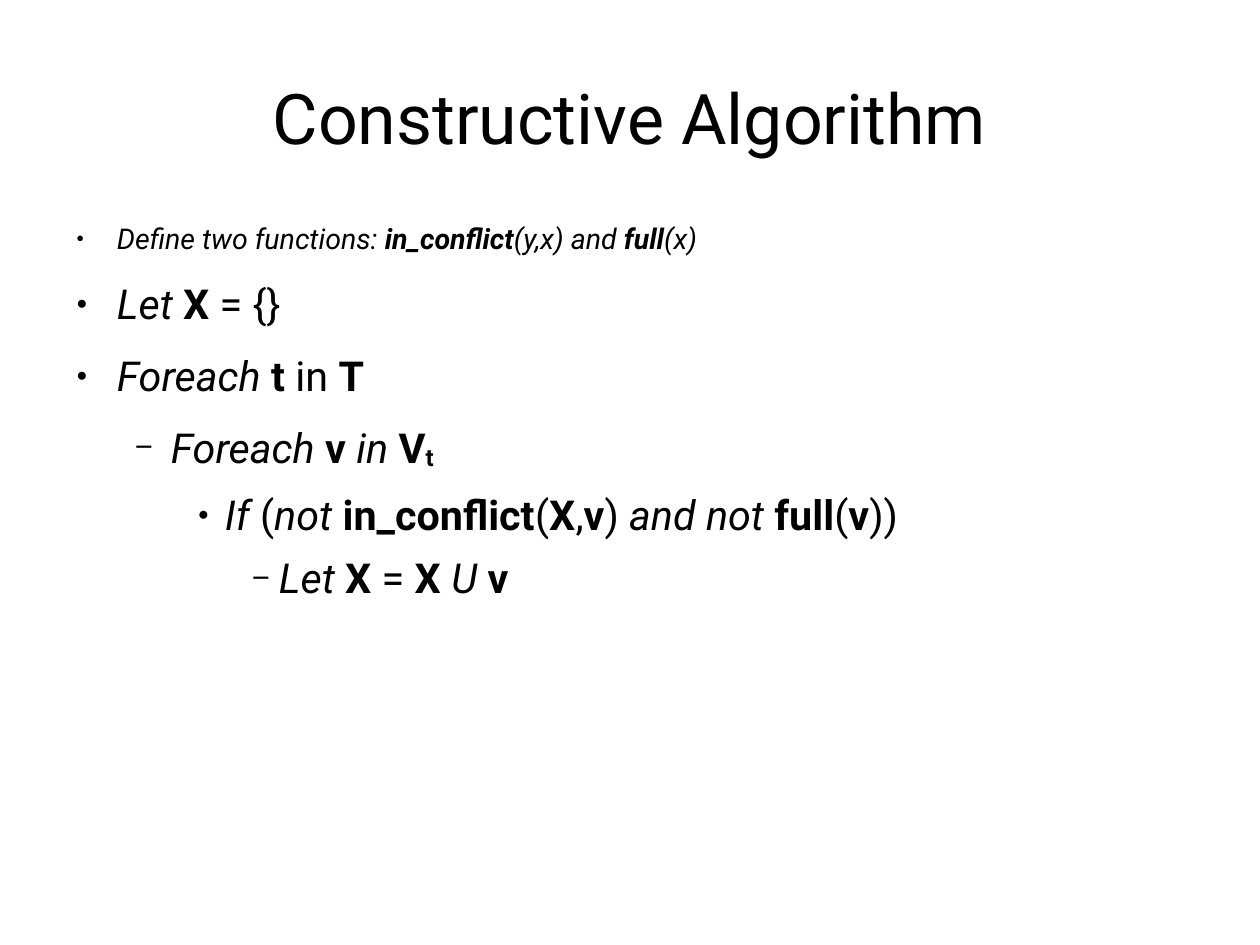
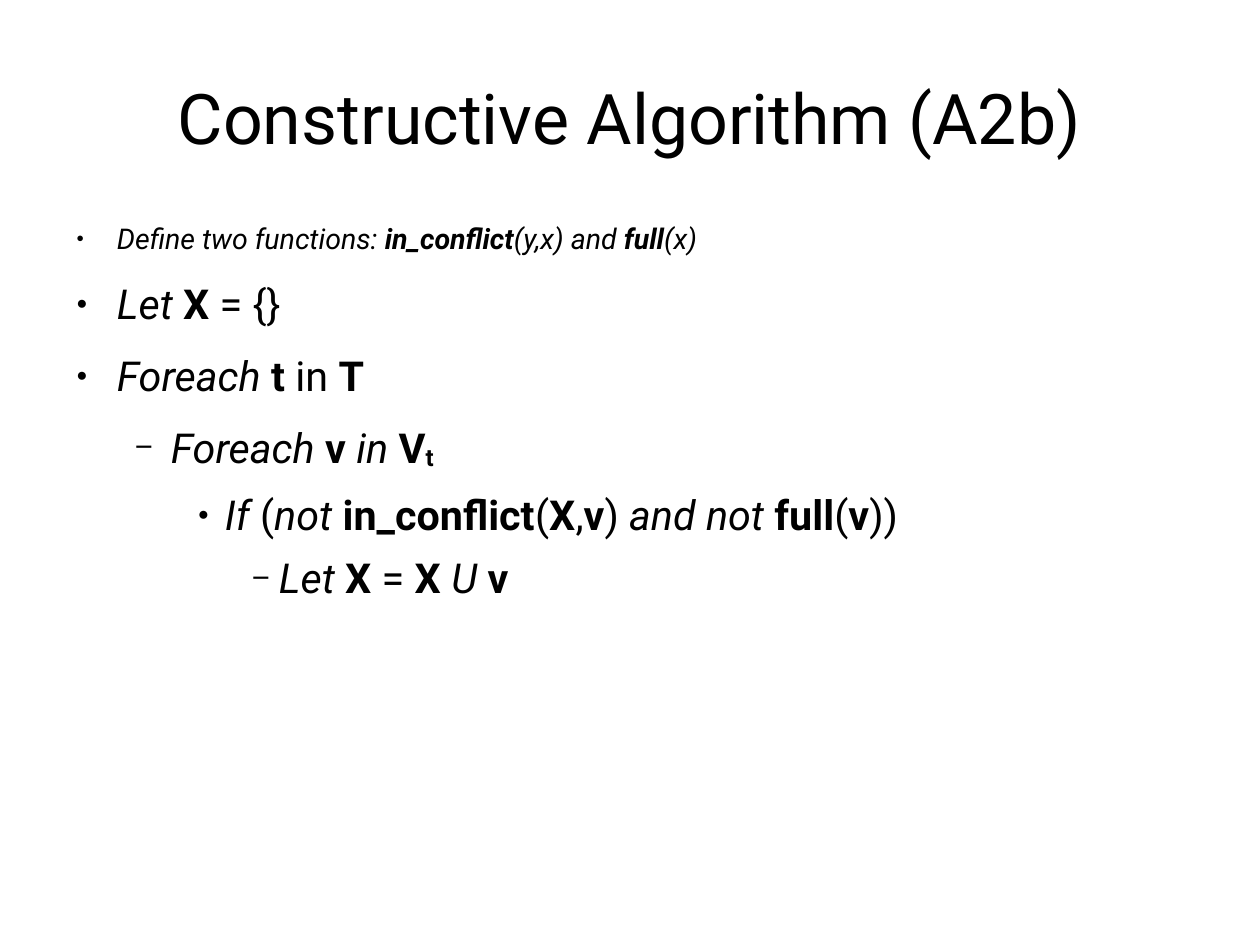
Before and after one commit to jachermocilla/jach-homepage, a slide deck: slide 21 of seminar-2008.odp. Drawn at 1260x945 pixels with LibreOffice and Linux fonts; fonts in the diff are those of the drawing. Boxes give left, top, right and bottom in pixels: in the first picture for what was removed or moved away, otherwise in the second. Text is boxed around its words. In the diff, an @@ line names an element or a change of style, - is before the commit and + after.

```diff
--- a/seminar-2008.odp
+++ b/seminar-2008.odp
@@ title at box(178, 88, 1080, 160): text changed @@
-Constructive Algorithm
+Constructive Algorithm (A2b)
```
Also in this commit, not shown: 4 other slides changed, 1 slide added.
